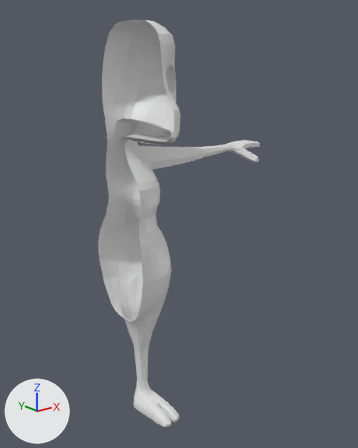
An edit to the Blender file resources/meshes/characters/bellwether.blend, drawn before and after from the same camera.
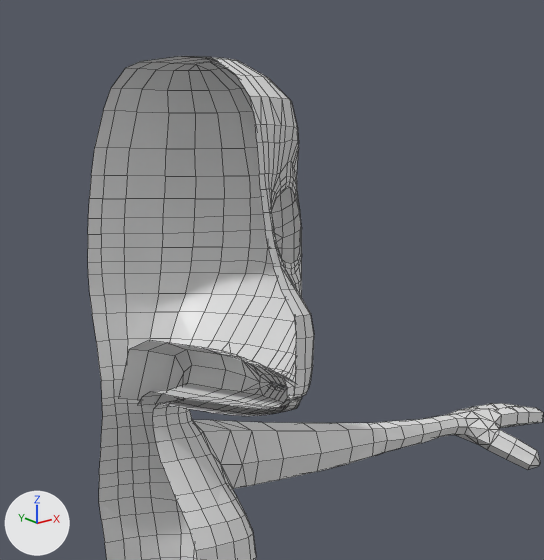
The first picture shows the older version from a 50 mm lens placed at (-1.18, -1.9, 1.76), pointed at (0.36, 0.02, 0.99). The close-ups show both versions on the part from 20% to 73% of the width and 0% to 43% of the height of that picture; other places that the commit changed are outside them. The axes (+X, +Y, +Z) are drawn at lower left. The lights are the same throughout. The close-ups show mesh edges as thin lines.

Names of what the first close-up shows: 'torso'.
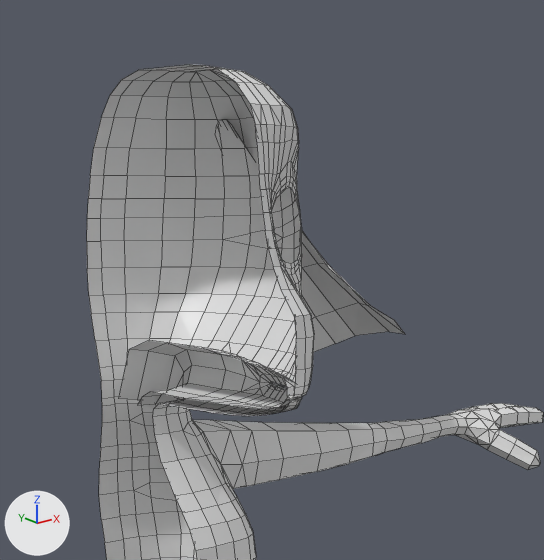
Where the change shows, as pixel boxes [x1, y1, x2, y2] in the close-ups (544 x 560 px; the box of a moved part takes in the faces that stretch with it):
'torso', reshaped
    before: [88, 56, 543, 560]
    after: [87, 64, 543, 560]
'Cube', added
    after: [215, 120, 405, 352]
part 1 of me_cube, moved or reshaped
    before: [88, 56, 297, 520]
    after: [87, 64, 297, 520]

The change, as a diff of the scene's bpy script:
```diff
--- a/resources/meshes/characters/bellwether.blend.py
+++ b/resources/meshes/characters/bellwether.blend.py
@@ me_cube @@
 # used by ob_torso; location = (0.0, 0.0, 1.0)
-me_cube.from_pydata(...)  # 1368 vertices, 1411 faces; spans x 0.0..0.94, y -0.4..0.24, z -0.99..0.94
+me_cube.from_pydata(...)  # 1344 vertices, 1393 faces; spans x 0.0..0.94, y -0.4..0.24, z -0.99..0.93
+# me_cube part 1
+# 38 vertices are removed from x 0.0..0.22, y -0.08..0.13, z 0.28..0.7
+# 60 faces are deleted
+# 41 vertices in x 0.0..0.19, y -0.3..0.12, z 0.7..0.94 move by (0.0, 0.0, -0.01)
+# 8 vertices in x 0.0..0.13, y -0.04..0.12, z 0.7..0.93 move by (0.0, 0.01, -0.01)
+# 7 vertices in x 0.0..0.08, y -0.22..-0.14, z 0.93..0.94 move by (0.0, -0.01, -0.01)
+# 5 vertices in x 0.0..0.19, y 0.04..0.13, z 0.64 move by (0.0, 0.0, 0.01)
+# 4 vertices in x 0.02..0.1, y -0.15..-0.12, z 0.93..0.94 move by (0.01, -0.01, -0.01)
+# 3 vertices in x 0.11, y -0.12..-0.05, z 0.93 move by (0.01, 0.0, -0.01)
+# 6 vertices move from x 0.0..0.11, y -0.21..0.05, z 0.88..0.93 to x 0.0..0.13, y -0.23..0.05, z 0.87..0.92
+# 14 vertices are added at x 0.0..0.22, y -0.08..0.13, z 0.29..0.69
+# 42 new faces join them
 me_cube.materials.append(mat_material)
@@ me_cube_001 @@
+me_cube_001.from_pydata(...)  # 42 vertices, 30 faces; spans x 0.144..0.613, y 0.209..0.478, z -0.071..0.321
@@ ob_cube @@
+ob_cube = bpy.data.objects.new('Cube', me_cube_001)
+ob_cube.location = (0.021, -0.252, 1.548)
```
